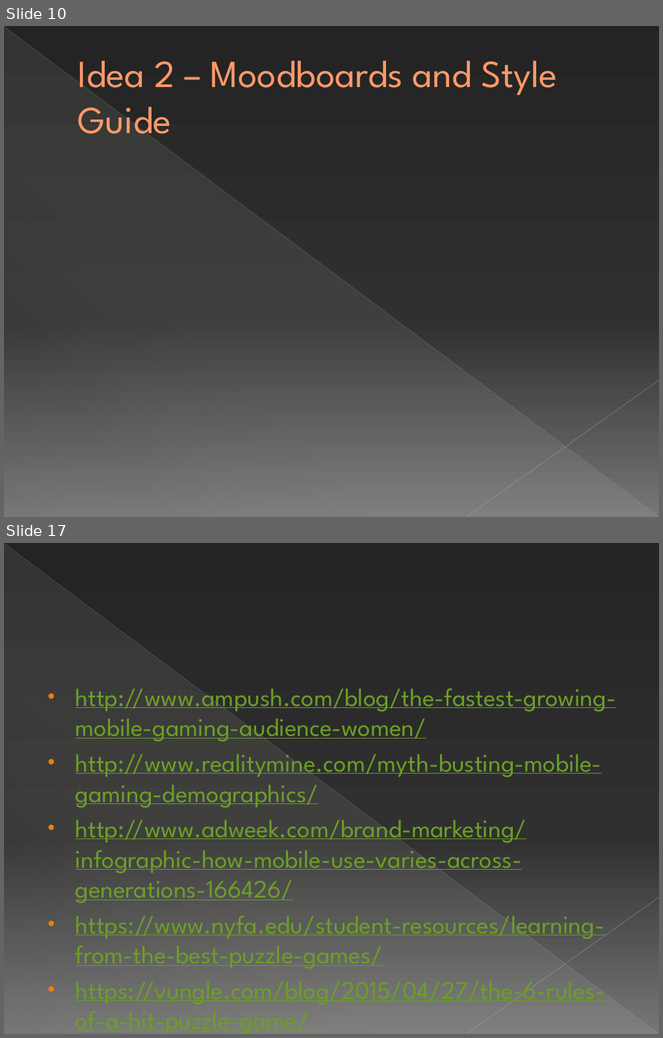
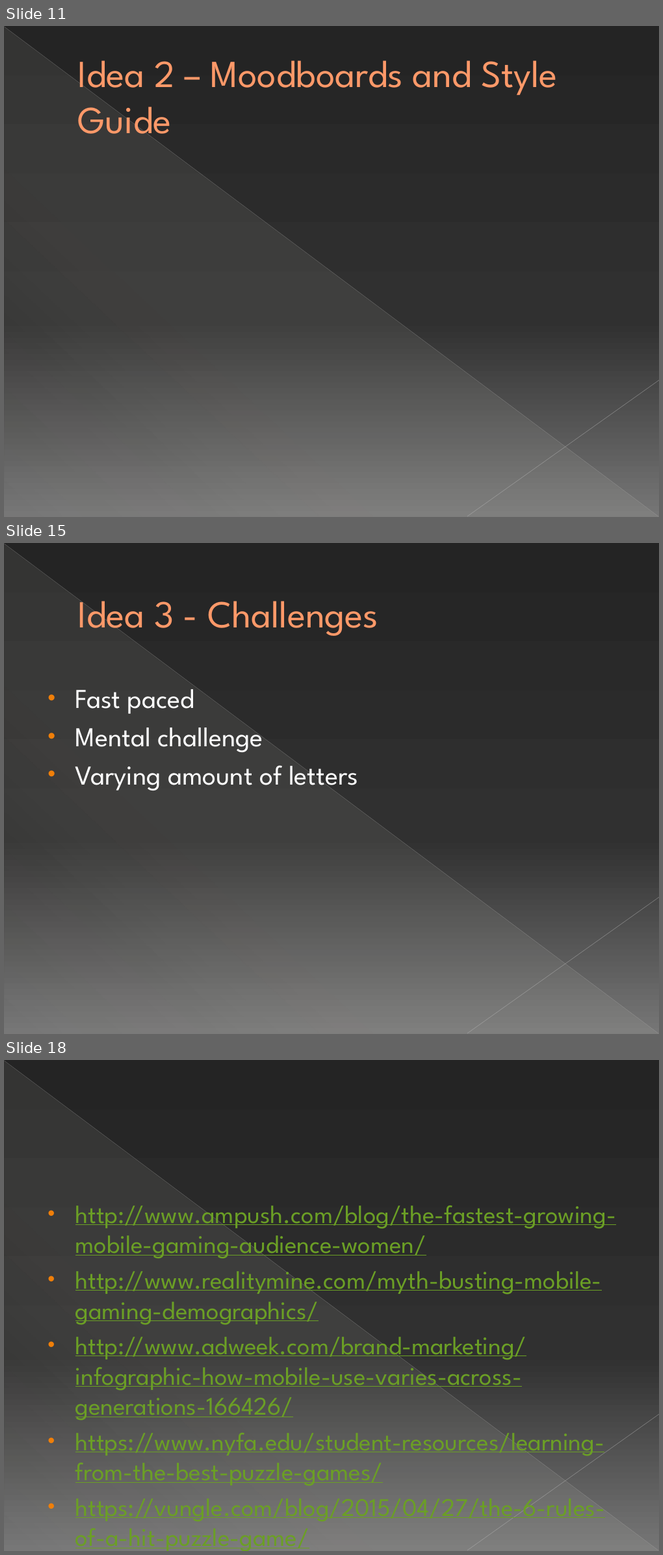
Before and after one commit to UoSGroupProjects1718/level-6-l6-group-1, a slide deck: L6 Group-1 Pitch 1.pptx. Shown one above the other, each under a label of ours: slides 10 and 17 before the commit, slides 11, 15 and 18 after it; the slides between them are not shown. The pictures are 663x1038 and 663x1555 pixels, drawn with LibreOffice and Linux fonts; fonts in the diff are those of the drawing. Boxes give left, top, right and bottom in pixels: in the first picture for what was removed or moved away, otherwise in the second. Text is boxed around its words. In the diff, an @@ line names an element or a change of style, - is before the commit and + after.

```diff
--- a/L6 Group-1 Pitch 1.pptx
+++ b/L6 Group-1 Pitch 1.pptx
@@ slide 15 added at [4, 543, 659, 1034], background gradient #242424 to #303030 to #767676; not listed: 3 template elements that a slide beside it also shows @@
@@ title added at [78, 599, 378, 639], 42 pt, text #FF9B6A @@
+Idea 3 - Challenges
@@ text added at [76, 689, 358, 793], 30 pt, text #FFFFFF @@
+• Fast paced
+• Mental challenge
+• Varying amount of letters
@@ what was slide 10 is now slide 11 @@
@@ what was slide 17 is now slide 18 @@
```
Also in this commit, not shown: 4 slides changed, 8 other slides added, 8 slides removed.
